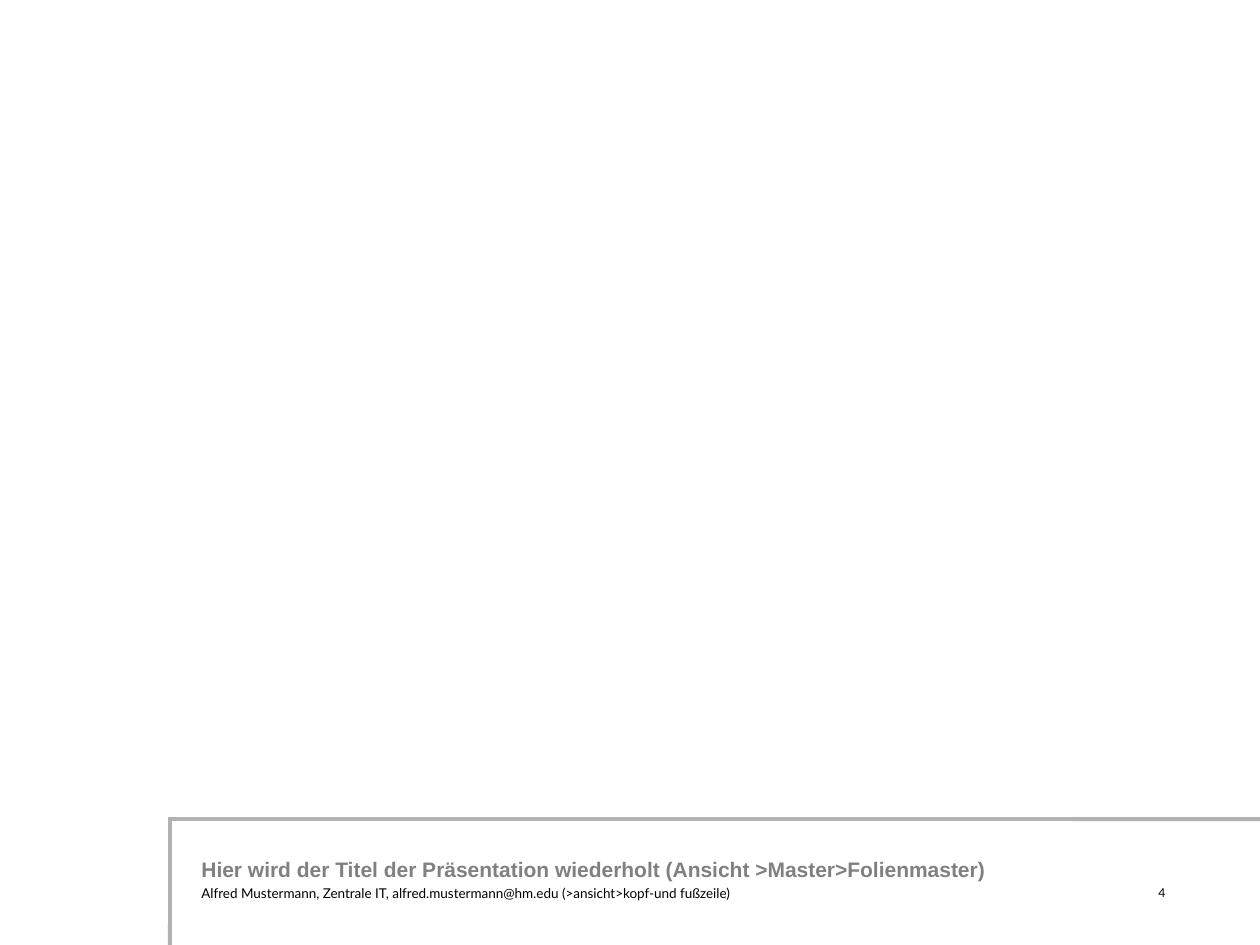
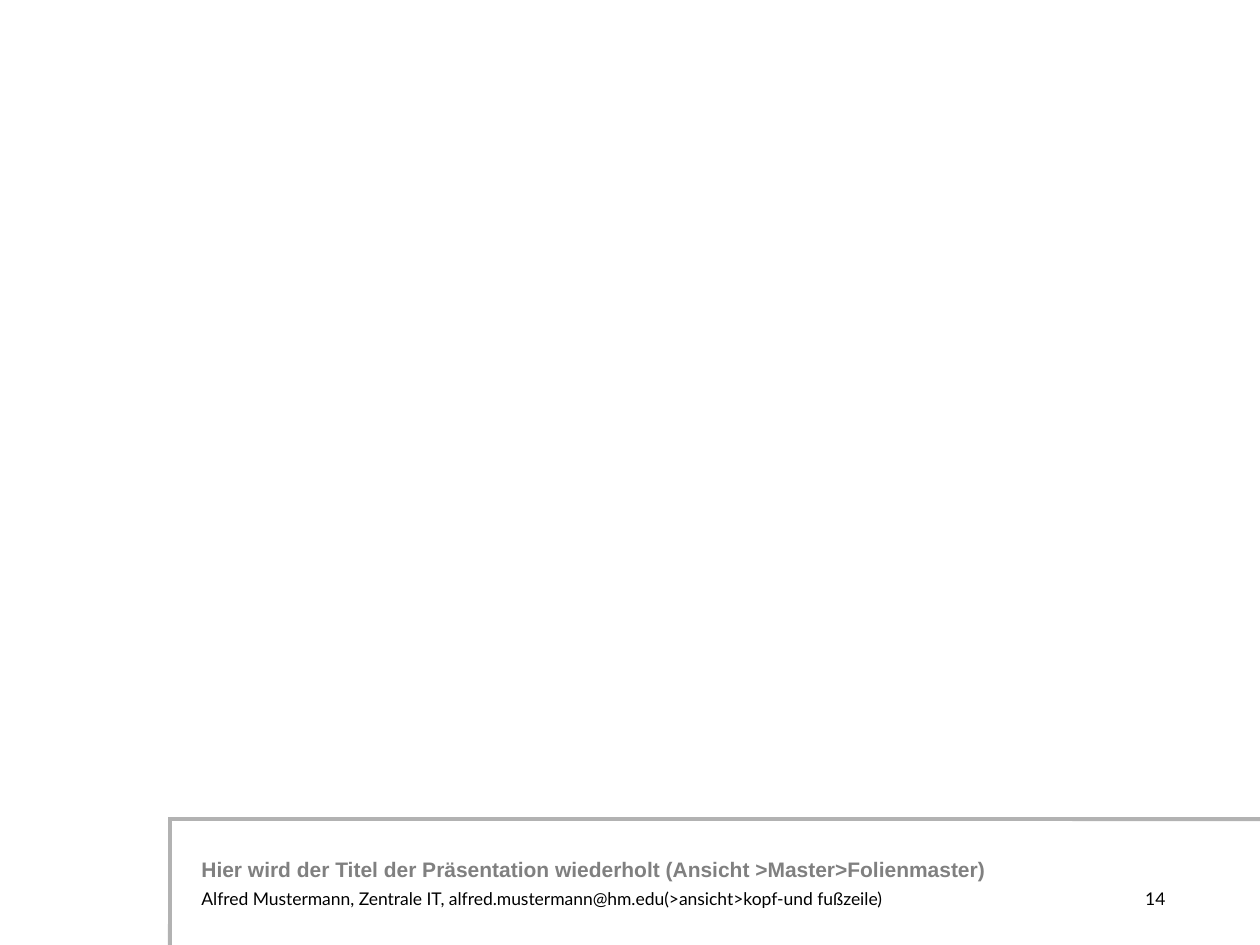
Before and after one commit to simonsymhoven/Datenkommunikation, a slide deck: slide 14 of Aufgabe 1/powerpointpraesentation.ppt (slide 4 before the commit). Drawn at 1260x945 pixels with LibreOffice and Linux fonts; fonts in the diff are those of the drawing; background and template pictures are left out. Boxes give left, top, right and bottom in pixels: in the first picture for what was removed or moved away, otherwise in the second. Text is boxed around its words. In the diff, an @@ line names an element or a change of style, - is before the commit and + after.

```diff
--- a/Aufgabe 1/powerpointpraesentation.ppt
+++ b/Aufgabe 1/powerpointpraesentation.ppt
@@ text at [201, 891, 882, 908]: text changed; size 7.8 to 10 pt @@
-Alfred Mustermann, Zentrale IT, alfred.mustermann@hm.edu (>ansicht>kopf-und fußzeile)
+Alfred Mustermann, Zentrale IT, alfred.mustermann@hm.edu(>ansicht>kopf-und fußzeile)
@@ page number at [1145, 892, 1165, 905]: text changed; size 7 to 10 pt @@
-4
+14
```
Also in this commit, not shown: 5 other slides changed, 25 slides added, 2 other files.
